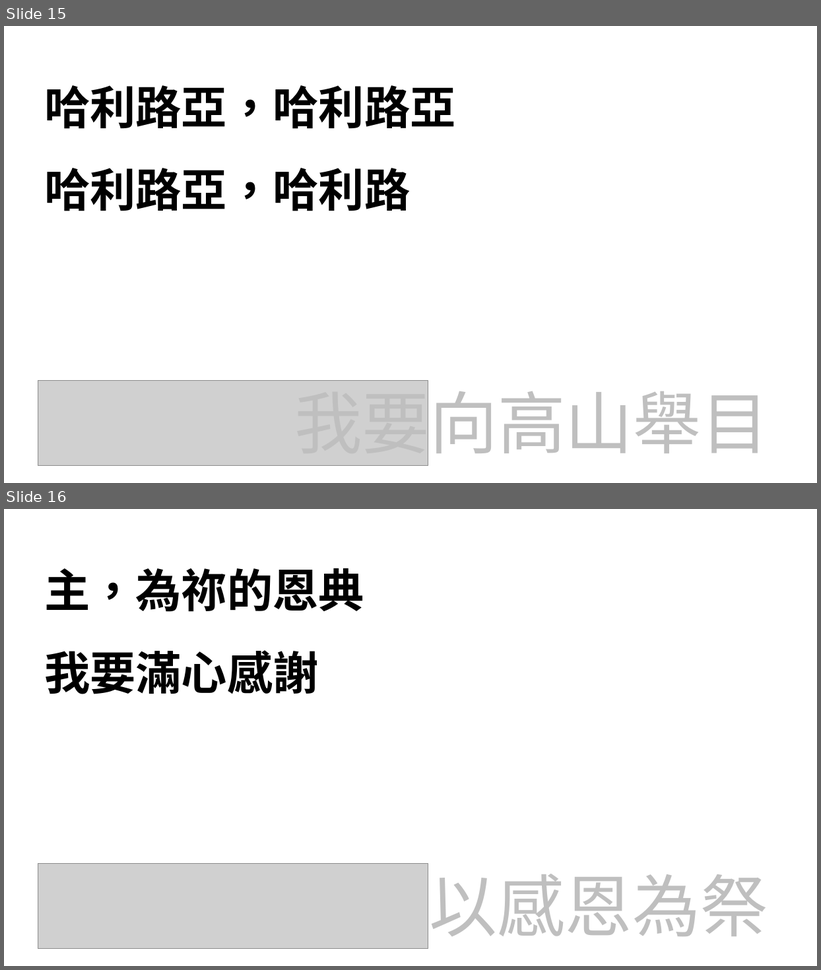
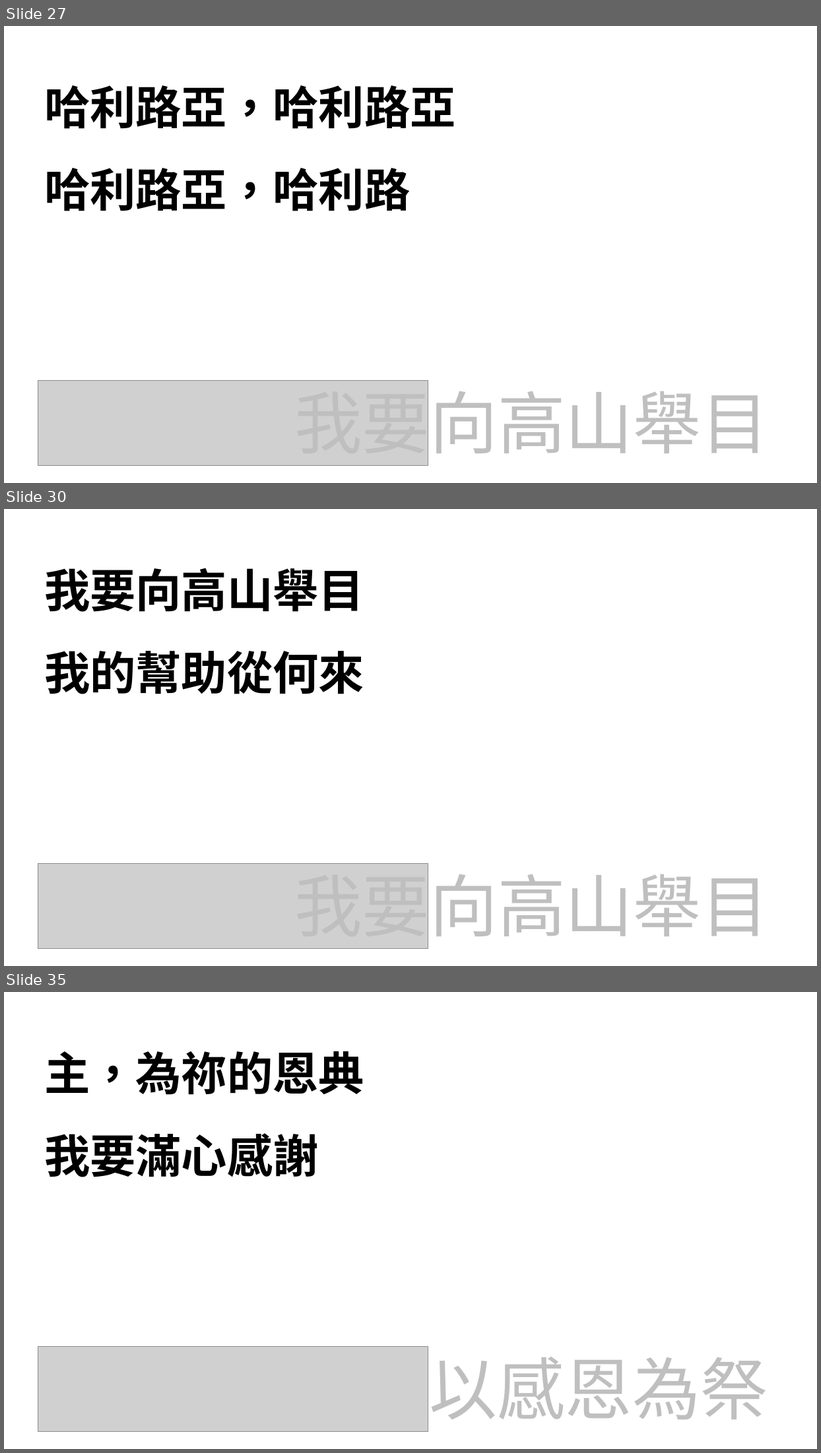
Before and after one commit to pangyan/ridiculands-references, a slide deck: hymns/20171008.pptx. Shown one above the other, each under a label of ours: slides 15 and 16 before the commit, slides 27, 30 and 35 after it; the slides between them are not shown. The pictures are 821x970 and 821x1453 pixels, drawn with LibreOffice and Linux fonts; fonts in the diff are those of the drawing; grey boxes stand for pictures. Boxes give left, top, right and bottom in pixels: in the first picture for what was removed or moved away, otherwise in the second. Text is boxed around its words. In the diff, an @@ line names an element or a change of style, - is before the commit and + after.

```diff
--- a/hymns/20171008.pptx
+++ b/hymns/20171008.pptx
@@ slide 30 added at (4, 509, 817, 966), background #FFFFFF @@
@@ text added at (44, 568, 364, 694), 54 pt, text #000000, bold @@
+我要向高山舉目
+我的幫助從何來
@@ picture added at (38, 864, 428, 949) @@
@@ text added at (294, 863, 769, 949), 80 pt, text #BFBFBF @@
+我要向高山舉目
@@ what was slide 15 is now slide 27 @@
@@ what was slide 16 is now slide 35 @@
```
Also in this commit, not shown: 4 slides changed, 18 other slides added.
